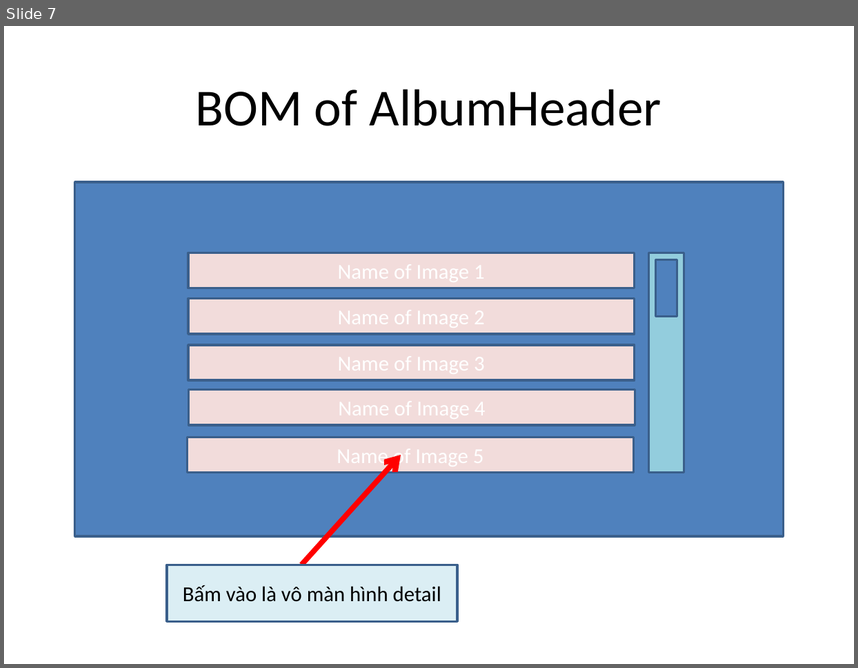
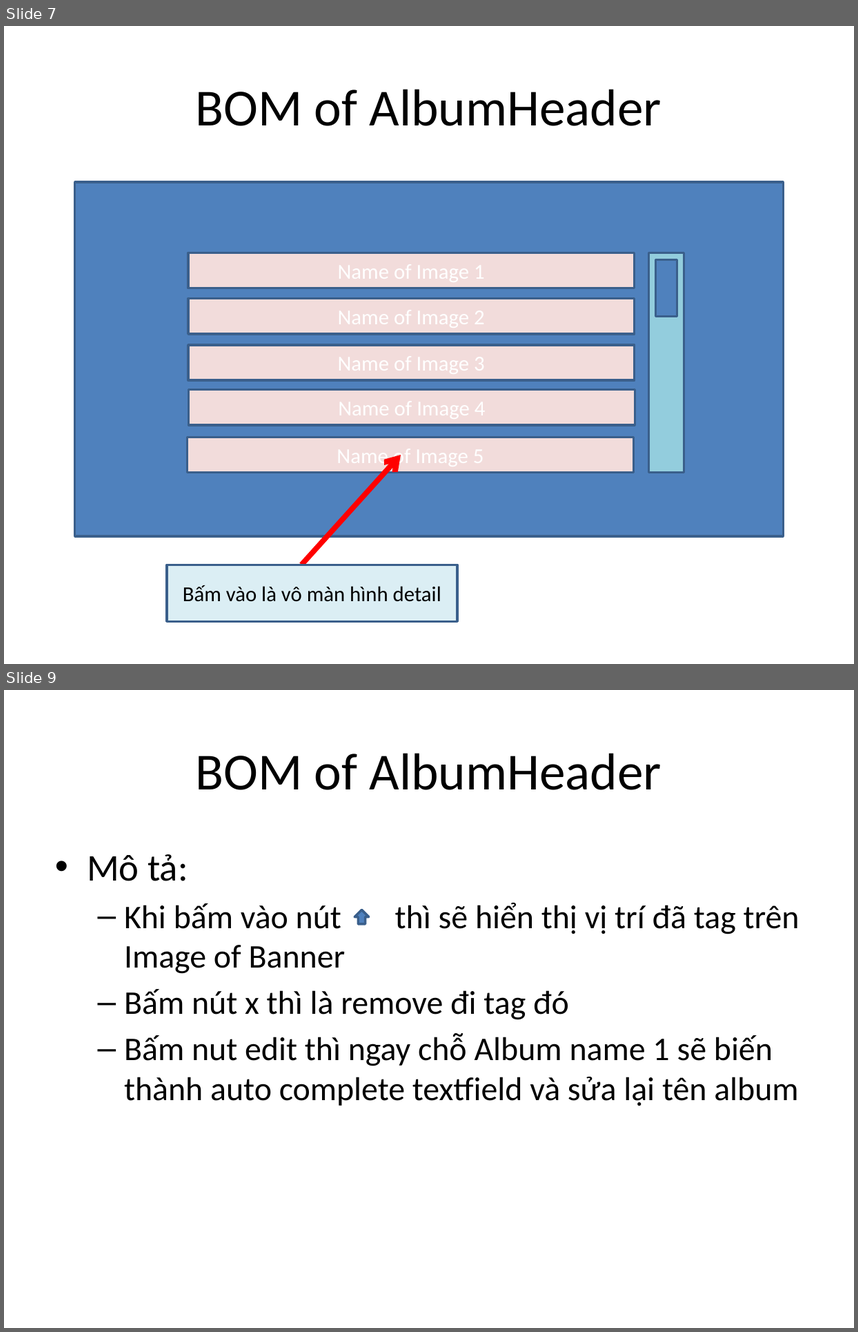
Before and after one commit to google-code-export/dau-gia-truc-tuyen-dhnl2, a slide deck: source/musicpage/Documents/Music page.pptx. Shown one above the other, each under a label of ours: slide 7 before the commit, slides 7 and 9 after it; the slides between them are not shown. The pictures are 858x668 and 858x1332 pixels, drawn with LibreOffice and Linux fonts; fonts in the diff are those of the drawing. Boxes give left, top, right and bottom in pixels: in the first picture for what was removed or moved away, otherwise in the second. Text is boxed around its words. In the diff, an @@ line names an element or a change of style, - is before the commit and + after.

```diff
--- a/source/musicpage/Documents/Music page.pptx
+++ b/source/musicpage/Documents/Music page.pptx
@@ slide 9 added at box(4, 690, 854, 1328), background #FFFFFF @@
@@ title added at box(196, 753, 662, 790), 44 pt, text #000000 @@
+BOM of AlbumHeader
@@ text added at box(87, 854, 800, 1105), 28 pt, text #000000 @@
+• Mô tả:
+  – Khi bấm vào nút thì sẽ hiển thị vị trí đã tag trên Image of Banner
+  – Bấm nút x thì là remove đi tag đó
+  – Bấm nut edit thì ngay chỗ Album name 1 sẽ biến thành auto complete textfield và sửa lại tên album
@@ right arrow added at box(355, 909, 369, 924), fill #4F81BD, outline #3A5F8C 2 pt @@
```
Also in this commit, not shown: 1 slide changed, 3 other slides added.
